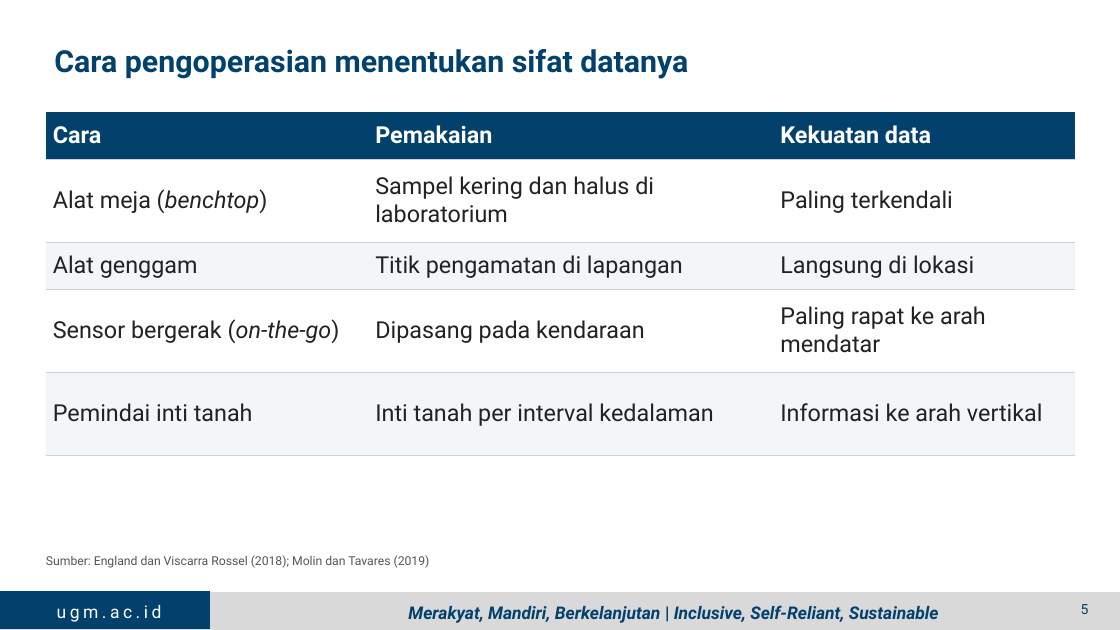
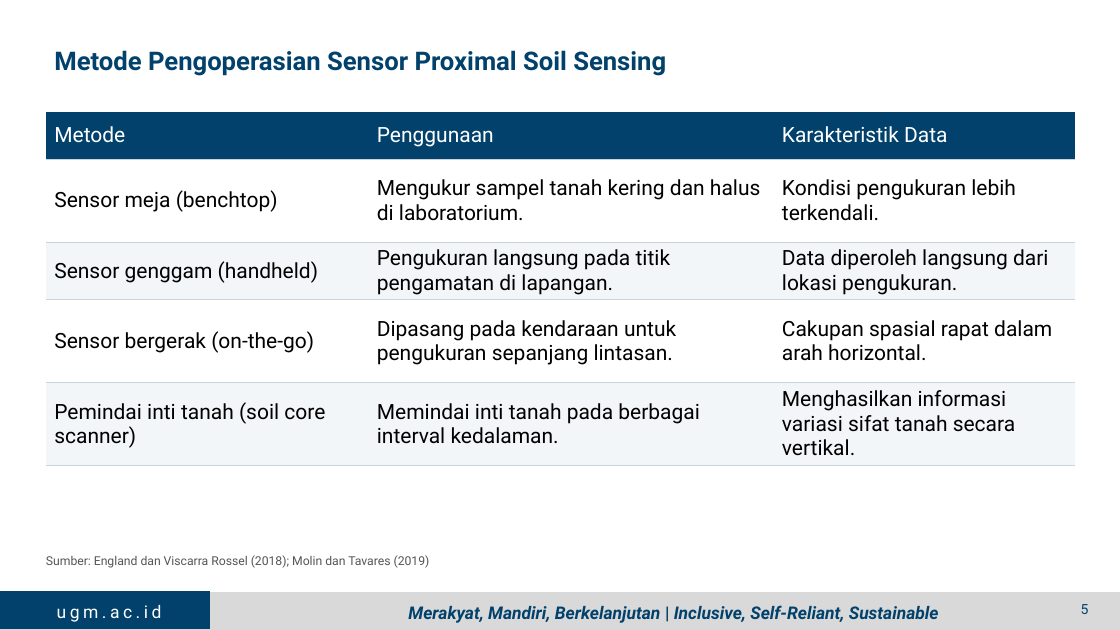
Before and after one commit to jhnhp/SMART, a slide deck: slide 5 of Output/Presentasi/PPT_4_Dr_Pandu_Proximal_Soil_Sensing.pptx. Drawn at 1120x630 pixels with LibreOffice and Linux fonts; fonts in the diff are those of the drawing; background and template pictures are left out. Boxes give left, top, right and bottom in pixels: in the first picture for what was removed or moved away, otherwise in the second. Text is boxed around its words. In the diff, an @@ line names an element or a change of style, - is before the commit and + after.

```diff
--- a/Output/Presentasi/PPT_4_Dr_Pandu_Proximal_Soil_Sensing.pptx
+++ b/Output/Presentasi/PPT_4_Dr_Pandu_Proximal_Soil_Sensing.pptx
@@ title at (54, 50, 666, 76): text changed; size 26 to 22 pt @@
-Cara pengoperasian menentukan sifat datanya
+Metode Pengoperasian Sensor Proximal Soil Sensing
@@ table at (46, 112, 1075, 466) @@
-row 1: Cara | Pemakaian | Kekuatan data
+row 1: Metode | Penggunaan | Karakteristik Data
-row 2: Alat meja (benchtop) | Sampel kering dan halus di laboratorium | Paling terkendali
+row 2: Sensor meja (benchtop) | Mengukur sampel tanah kering dan halus di laboratorium. | Kondisi pengukuran lebih terkendali.
-row 3: Alat genggam | Titik pengamatan di lapangan | Langsung di lokasi
+row 3: Sensor genggam (handheld) | Pengukuran langsung pada titik pengamatan di lapangan. | Data diperoleh langsung dari lokasi pengukuran.
-row 4, column 2: Dipasang pada kendaraan
+row 4, column 2: Dipasang pada kendaraan untuk pengukuran sepanjang lintasan.
-row 4, column 3: Paling rapat ke arah mendatar
+row 4, column 3: Cakupan spasial rapat dalam arah horizontal.
-row 5: Pemindai inti tanah | Inti tanah per interval kedalaman | Informasi ke arah vertikal
+row 5: Pemindai inti tanah (soil core scanner) | Memindai inti tanah pada berbagai interval kedalaman. | Menghasilkan informasi variasi sifat tanah secara vertikal.
@@ size 20 to 18 pt, text colour #222222 to #000000 in "Sensor bergerak (on-the-go)" @@
@@ italic off in "(on-the-go)" @@
@@ borders changed @@
```
Also in this commit, not shown: 14 other slides changed, 6 slides removed, 12 other files.
